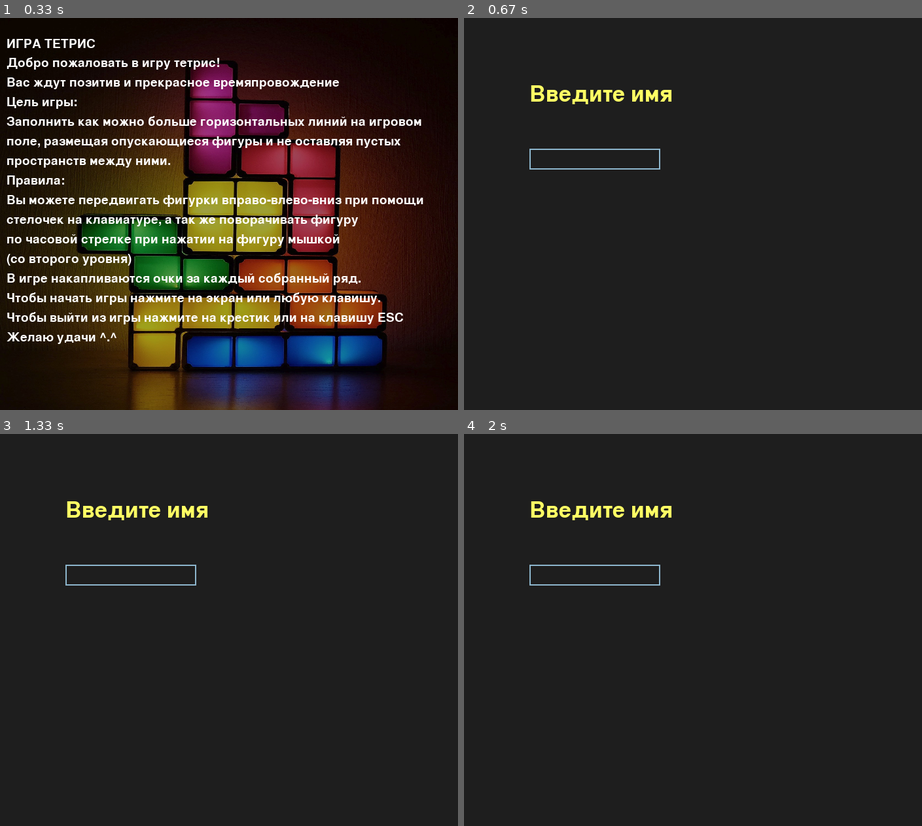
Above: before the commit, frames 1-4 (two rows, left to right).
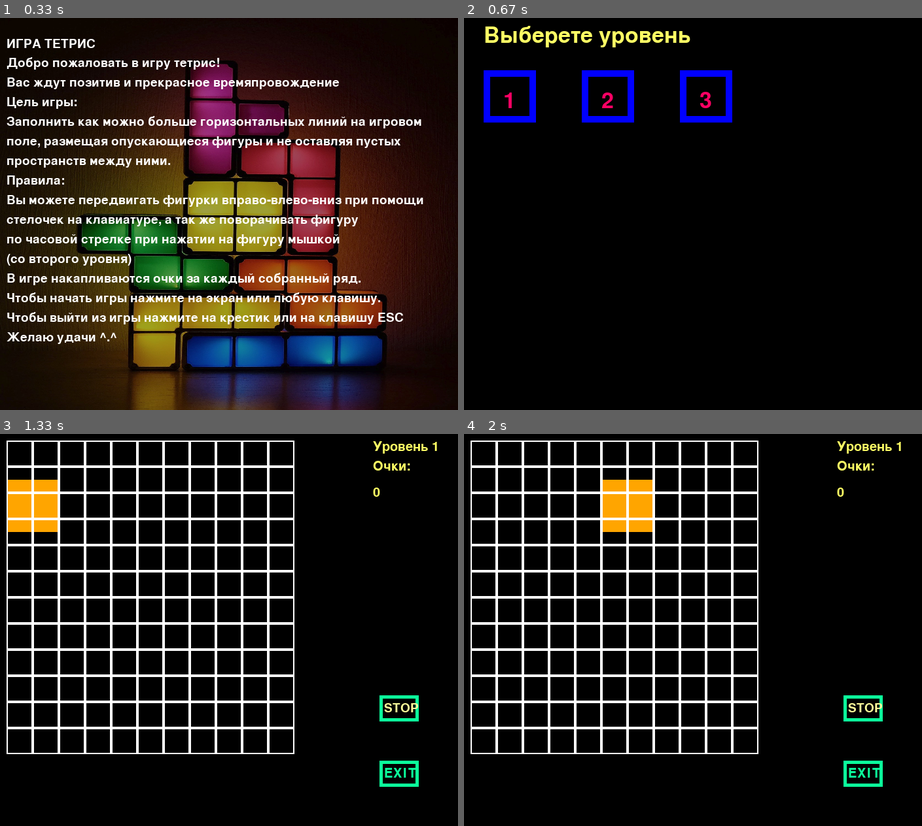
Above: after the commit, the same moments.

Repository: Natasha-rare/Pygame_project
Game: pygame game, started from Проект.py
Two runs of this game, one before a commit and one after it. Both use one fixed random seed, a clock stepped at 60 frames per second and the inputs below.
Inputs (mouse positions are in pixels of both pictures, inside the frame that each line leads up to):
- Up to frame 1 (0.33 s): no input
- Up to frame 2 (0.67 s): hold Right from 0.33 s (still down)
- Up to frame 3 (1.33 s): release Right at 0.8 s; click (45, 512) at 0.93 s; click (398, 712) at 1.27 s
- Up to frame 4 (2 s): hold Right from 1.55 s (still down)

Frame 1 is identical in both runs. In frame 2, 100% of the frame differs, in the area x 0-100%, y 0-100%; in frame 3, 100%; in frame 4, 100%.

Commit message:
1) Правильно записывается поле (в переменной field) 2) Фигуры удаляются по вертикали и горизонтали, НО они удаляются полностью (вся фигура, а не одна клетка из ряда/ строки). 3) Ведется подсчет очков

Diff:
--- a/Проект.py
+++ b/Проект.py
@@ -11,7 +11,7 @@
 STEP = 10
 
 colors = ['blue', 'red', 'green', 'yellow', 'orange']
-
+points = 0
 screen = pygame.display.set_mode((WIDTH, HEIGHT))
 clock = pygame.time.Clock()
 
@@ -30,6 +30,24 @@
         if args and args[0].type == pygame.MOUSEBUTTONDOWN and self.rect.collidepoint(args[0].pos):
             screen.fill((0, 0, 0))
             start_screen()
+
+
+class Pause(pygame.sprite.Sprite):
+    def __init__(self):
+        super().__init__(all_sprites)
+        self.add(stop_btn)
+        self.image = pygame.Surface((60, 40))
+        self.rect = pygame.Rect(580, 400, 60, 50)
+        font = pygame.font.Font(None, 28)
+        text = font.render('STOP', 1, (255, 255, 155))
+        pygame.draw.rect(self.image, pygame.Color(11, 255, 155), (0, 0, 60, 40), 5)
+        self.image.blit(text, (7, 10))
+
+    def update(self, *args):
+        global stop
+        if args and args[0].type == pygame.MOUSEBUTTONDOWN and self.rect.collidepoint(args[0].pos):
+            stop = not stop
+
 
 
 class Level(pygame.sprite.Sprite):
@@ -120,6 +138,61 @@
         clock.tick(FPS)
 
 
+class Deleter(pygame.sprite.Sprite):
+    global field, updated
+    def __init__(self):
+        super().__init__(all_sprites)
+        self.image = pygame.Surface((40, 40))
+        self.rect = pygame.Rect(0, 0, 40, 40)
+        pygame.draw.rect(self.image, pygame.Color(0, 0, 0), (0, 0, 40, 40), 0)
+
+    def update(self, w=11, h=12):
+        for i in range(h):
+            for j in range(w):
+                self.rect.x = j * 40 + 10
+                self.rect.y = i * 40 + 10
+                if pygame.sprite.spritecollideany(self, figures):
+                    field[i][j] = 1
+                else:
+                    field[i][j] = 0
+
+    def check_field(self, w=11, h=12):
+        global points, updated
+        hor = -10
+        for i in range(h):
+            if field[i] == [1] * w:
+                points += 100
+                hor = i
+                break
+        if hor != -10:
+            for i in range(w):
+                self.rect.x = i * 40 + 10
+                self.rect.y = hor * 40 + 10
+                pygame.sprite.spritecollide(self, figures, True)
+                field[hor][i] = 0
+                updated = True
+
+        m = []
+        vert = -10
+        for i in range(w):
+            m = []
+            for j in range(h):
+                if field[j][i] == 1:
+                    m.append(1)
+            if m == [1] * h:
+                points += 100
+                vert = i
+                break
+        if vert != -10:
+            for i in range(h):
+                self.rect.x = vert * 40 + 10
+                self.rect.y = i * 40 + 10
+                pygame.sprite.spritecollide(self, figures, True)
+                field[i][vert] = 0
+                updated = True
+
+
+
 class Figure(pygame.sprite.Sprite):
     global field
     def __init__(self, x, y, n, c):
@@ -135,6 +208,7 @@
         if n == 0:
             self.image = pygame.Surface((80, 80))
             self.rect = pygame.Rect(x, y, 80, 80)
+            pygame.draw.polygon(self.image, pygame.Color(choice(colors)), [(0, 0), (80, 0), (80, 80)], 0)
             pygame.draw.rect(self.image, pygame.Color(choice(colors)), (0, 0, 80, 80), 0)
         elif n == 1:
             self.image = pygame.Surface((40, 160))
@@ -167,26 +241,6 @@
                             self.rect.y += min(40, 330 - self.rect.y)
                         elif self.n == 2:
                             self.rect.y += min(40, 370 - self.rect.y)
-            # Заполнение поля текущими координатами фигуры
-
-            for i in range(self.lastx, self.lastx + self.rect.width, 40):
-                for j in range(self.lasty, self.lasty + self.rect.height, 40):
-                    try:
-                        cell_x = (i - 10) // 40
-                        cell_y = (j - 10) // 40
-                        field[cell_x][cell_y] = 0
-                    except:
-                        break
-            self.lastx = self.rect.x
-            self.lasty = self.rect.y
-            for i in range(self.rect.x, self.rect.x + self.rect.width, 40):
-                for j in range(self.rect.y, self.rect.y + self.rect.height, 40):
-                    try:
-                        cell_x = (i - 10) // 40
-                        cell_y = (j - 10) // 40
-                        field[cell_x][cell_y] = 1
-                    except:
-                        break
 
 
     def check(self):
@@ -196,8 +250,9 @@
             self.go = False
 
 
+
 class Board:
-    global field
+    global field, points
     # создание поля
     def __init__(self, width, height):
         self.width = width
@@ -223,7 +278,7 @@
 
 
 def show_levels():
-    name = get_name()
+    # name = get_name()
     screen.fill((0, 0, 0))
     levels.draw(screen)
     font = pygame.font.Font(None, 50)
@@ -291,18 +346,21 @@
 
 v = 150
 f = 0
+
+
 # первый уровень
-
-
 def first_run():
+    new_game()
+    global key, f, count, figures, board, exit_btn, deleter, del_, updated, stop
     board.render(screen)
-    global key, f, count
+
     if count == 0:
         count += 1
         figure = Figure(10 + f * 40, 10, f % 3, count)
         figures.add(figure)
         all_sprites.add(figure)
         f = choice(range(11))
+        updated = False
     while True:
         key = pygame.key.get_pressed()
         for event in pygame.event.get():
@@ -311,52 +369,99 @@
                 terminate()
             if event.type == pygame.MOUSEBUTTONDOWN:
                 exit_btn.update(event)
+                stop_btn.update(event)
             if event.type == pygame.KEYDOWN and event.key == pygame.K_RIGHT:
                 figures.update(0, 'R', count)
             if event.type == pygame.KEYDOWN and event.key == pygame.K_LEFT:
                 figures.update(0, 'L', count)
             if event.type == pygame.KEYDOWN and event.key == pygame.K_DOWN:
                 figures.update(0, 'D', count)
-            if figure.go is False:
+            if figure.go is False or updated:
                 count += 1
                 figure = Figure(10 + f * 40, 10, f % 3, count)
                 figures.add(figure)
                 all_sprites.add(figure)
                 f = choice(range(11))
+                updated = False
+        if not stop:
+            y = v / FPS
+            figures.update(1, y)
         screen.fill((0, 0, 0))
         font = pygame.font.Font(None, 30)
-        text = font.render(f'Уровень 1', 1, (255, 255, 100))
+        text = font.render('Уровень 1', 1, (255, 255, 100))
         screen.blit(text, (570, 10))
+        text = font.render('Очки:', 1, (255, 255, 100))
+        screen.blit(text, (570, 40))
+        text = font.render(f'{points}', 1, (255, 255, 100))
+        screen.blit(text, (570, 80))
         exit_btn.draw(screen)
+        stop_btn.draw(screen)
         figures.draw(screen)
-        y = v / FPS
-        figures.update(1, y)
+        deleter.update()
+        del_.check_field()
         board.render(screen)
         pygame.display.flip()
         clock.tick(FPS)
 
 
+# все спрайты
 all_sprites = pygame.sprite.Group()
+# все уровни
 levels = pygame.sprite.Group()
-figures = pygame.sprite.Group()
-figure = pygame.sprite.Sprite()
-exit_btn = pygame.sprite.Group()
+
+# Создание уровней
 level1 = Level(30, 80, 1)
 level2 = Level(180, 80, 2)
 level3 = Level(330, 80, 3)
-exit = Exit()
-field = [[0] * 11 for _ in range(12)]
-exit_btn.add(exit)
-all_sprites.add(exit)
+def new_game():
+    # все фигуры
+    figures = pygame.sprite.Group()
+    # текущая фигура
+    figure = pygame.sprite.Sprite()
+    # Кнопка выхода
+    exit_btn = pygame.sprite.Group()
+    deleter = pygame.sprite.Group()
+    exit = Exit()
+    exit_btn.add(exit)
+    field = [[0] * 11 for _ in range(12)]
+    board = Board(11, 12)
+    del_ = Deleter()
+    deleter.add(del_)
+    all_sprites.add(exit)
+
+# Добавление всех спрайтов
+
+
 all_sprites.add(level1)
 levels.add(level1)
+
 all_sprites.add(level2)
 levels.add(level2)
+
 all_sprites.add(level3)
 levels.add(level3)
-board = Board(11, 12)
+
 #MYEVENT = 30
 #pygame.time.set_timer(MYEVENT, 14940)
+# все фигуры
+figures = pygame.sprite.Group()
+# текущая фигура
+figure = pygame.sprite.Sprite()
+# Кнопка выхода
+exit_btn = pygame.sprite.Group()
+stop_btn = pygame.sprite.Group()
+deleter = pygame.sprite.Group()
+exit = Exit()
+exit_btn.add(exit)
+stop = Pause()
+stop_btn.add(stop)
+stop = False
+field = [[0] * 11 for _ in range(12)]
+board = Board(11, 12)
+del_ = Deleter()
+deleter.add(del_)
+all_sprites.add(exit)
+# Музыка
 pygame.mixer.music.load('fon.mp3')
 # pygame.mixer.music.play()
 running = True
